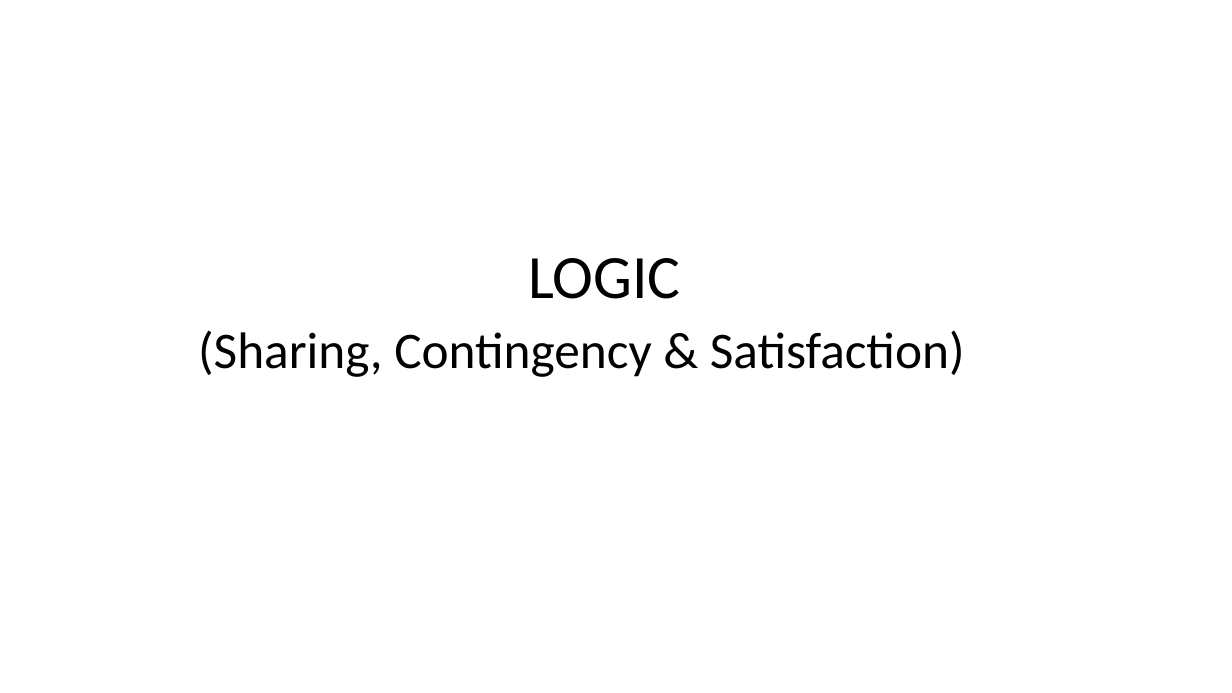
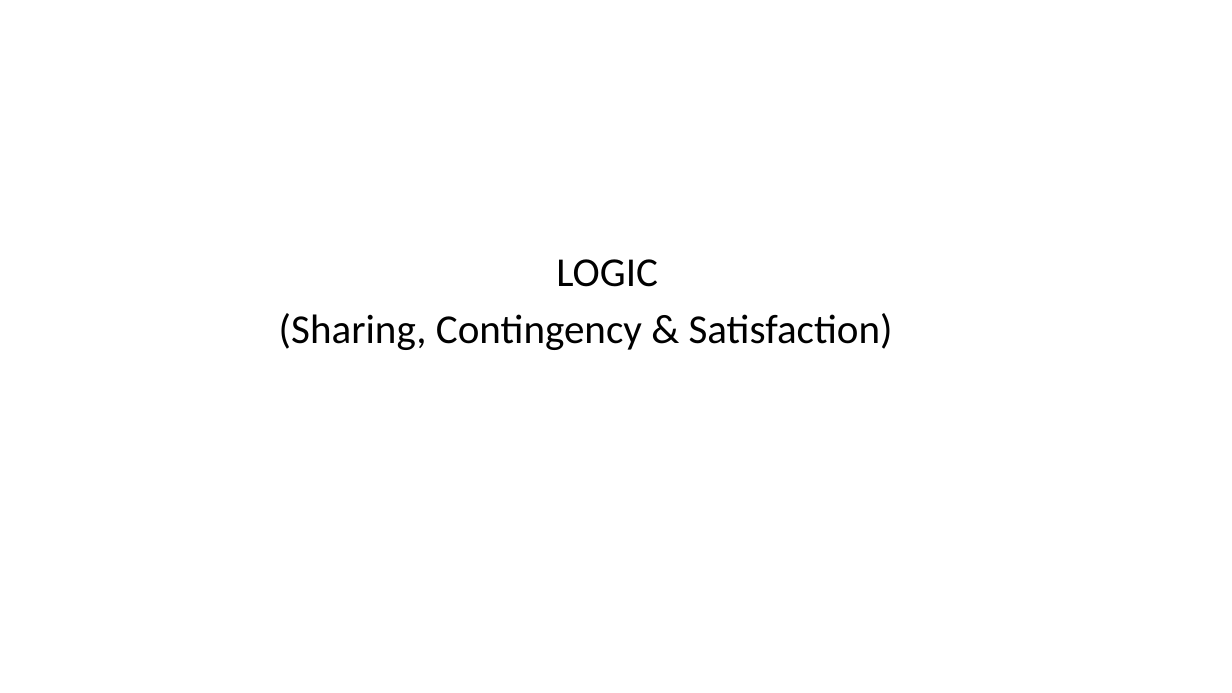
Before and after one commit to Contingent-Systems/modal_abstractions_presentations, a slide deck: slide 11 of upenn_may_24/proposal.pptx. Drawn at 1232x693 pixels with LibreOffice and Linux fonts; fonts in the diff are those of the drawing. Boxes give left, top, right and bottom in pixels: in the first picture for what was removed or moved away, otherwise in the second. Text is boxed around its words. In the diff, an @@ line names an element or a change of style, - is before the commit and + after.

```diff
--- a/upenn_may_24/proposal.pptx
+++ b/upenn_may_24/proposal.pptx
@@ text "LOGIC": place and size @@
-text "LOGIC" at <box>198,258,965,377</box>
+text "LOGIC" at <box>279,259,893,350</box>
@@ text "LOGIC" at <box>279,259,893,350</box>: size 48 to 32 pt in "LOGIC"; size 40 to 32 pt in "(Sharing, Contingency & Satisfaction)" @@
```
Also in this commit, not shown: 10 other slides changed.
